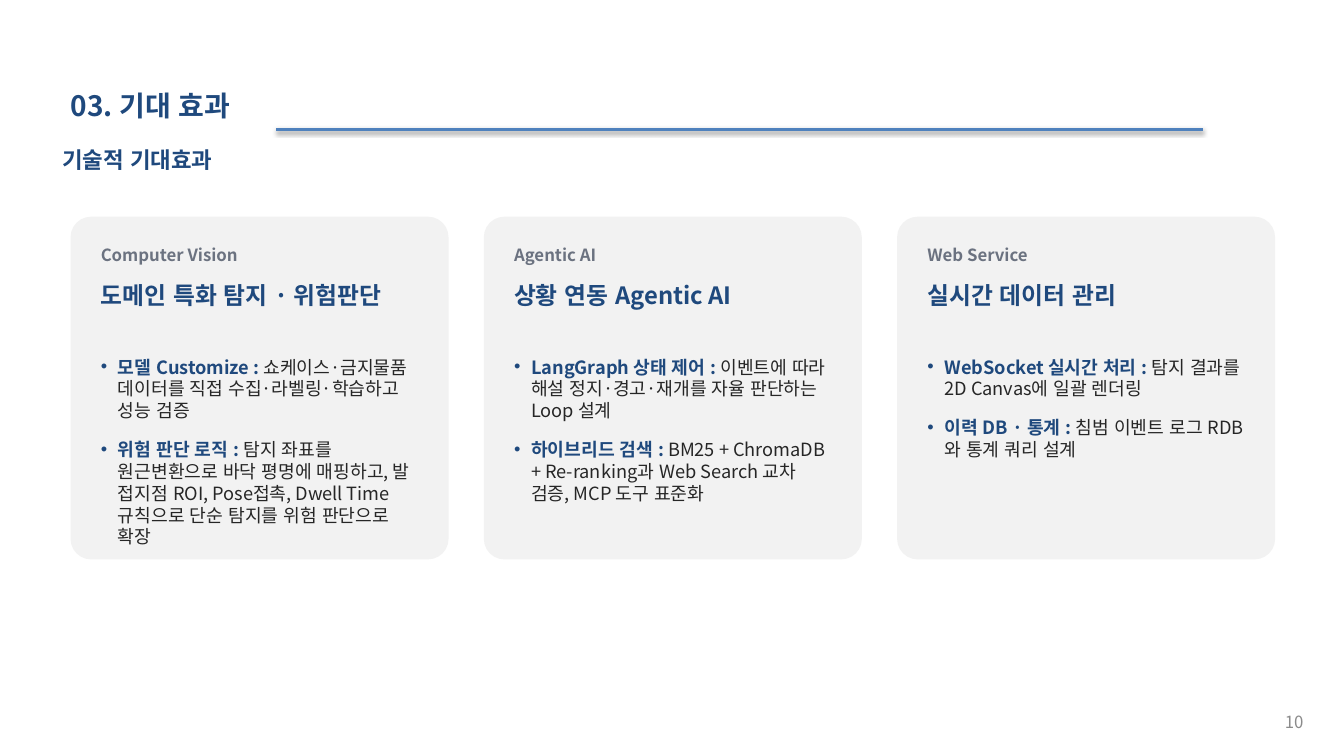
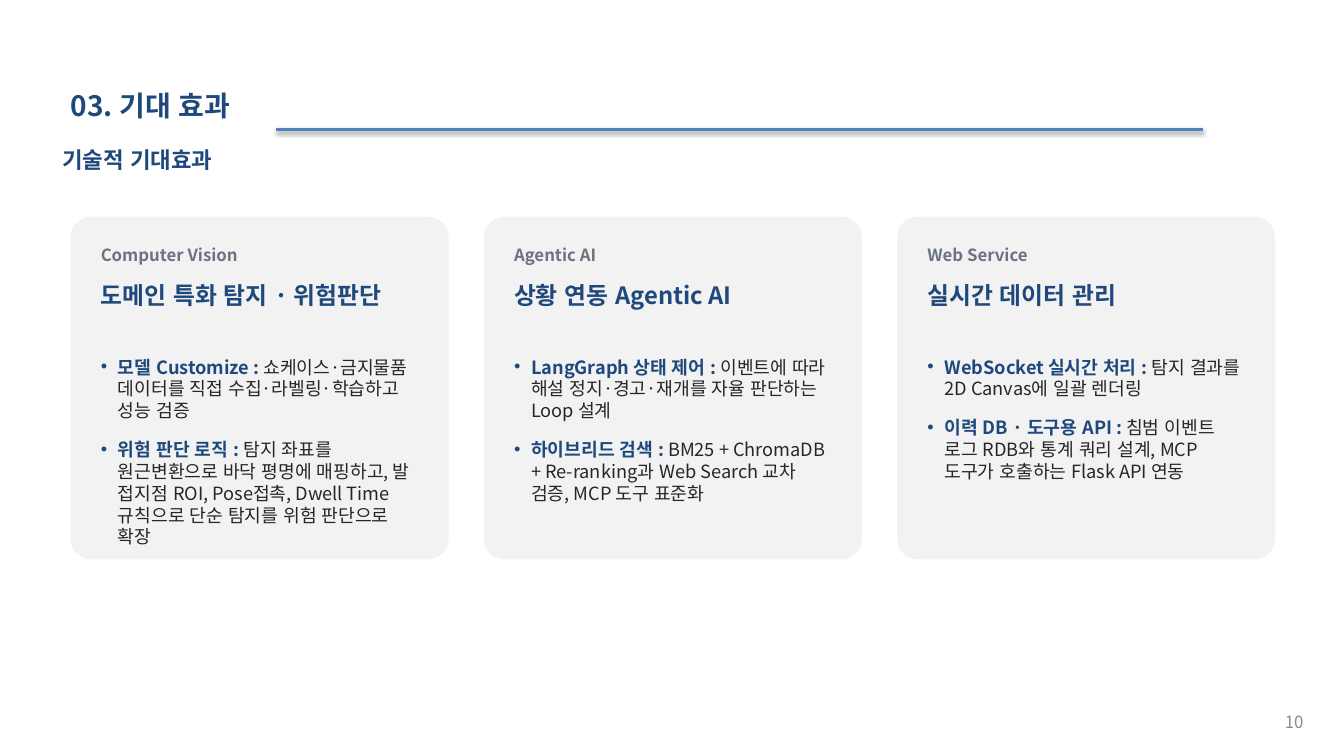
Before and after one commit to selkis4u/smart-museum-aiagent, a slide deck: slide 10 of docs/requirements/3조_스마트박물관_AI_Agent_기획서_v0.6.pptx. Drawn at 1344x756 pixels with LibreOffice and Linux fonts; fonts in the diff are those of the drawing. Boxes give left, top, right and bottom in pixels: in the first picture for what was removed or moved away, otherwise in the second. Text is boxed around its words. In the diff, an @@ line names an element or a change of style, - is before the commit and + after.

```diff
--- a/docs/requirements/3조_스마트박물관_AI_Agent_기획서_v0.6.pptx
+++ b/docs/requirements/3조_스마트박물관_AI_Agent_기획서_v0.6.pptx
@@ text at (944,418,1215,480): text changed @@
-• 이력 DB · 통계 : 침범 이벤트 로그 RDB와 통계 쿼리 설계
+• 이력 DB · 도구용 API : 침범 이벤트 로그 RDB와 통계 쿼리 설계, MCP 도구가 호출하는 Flask API 연동
```
Also in this commit, not shown: 5 other slides changed, 4 other files.
